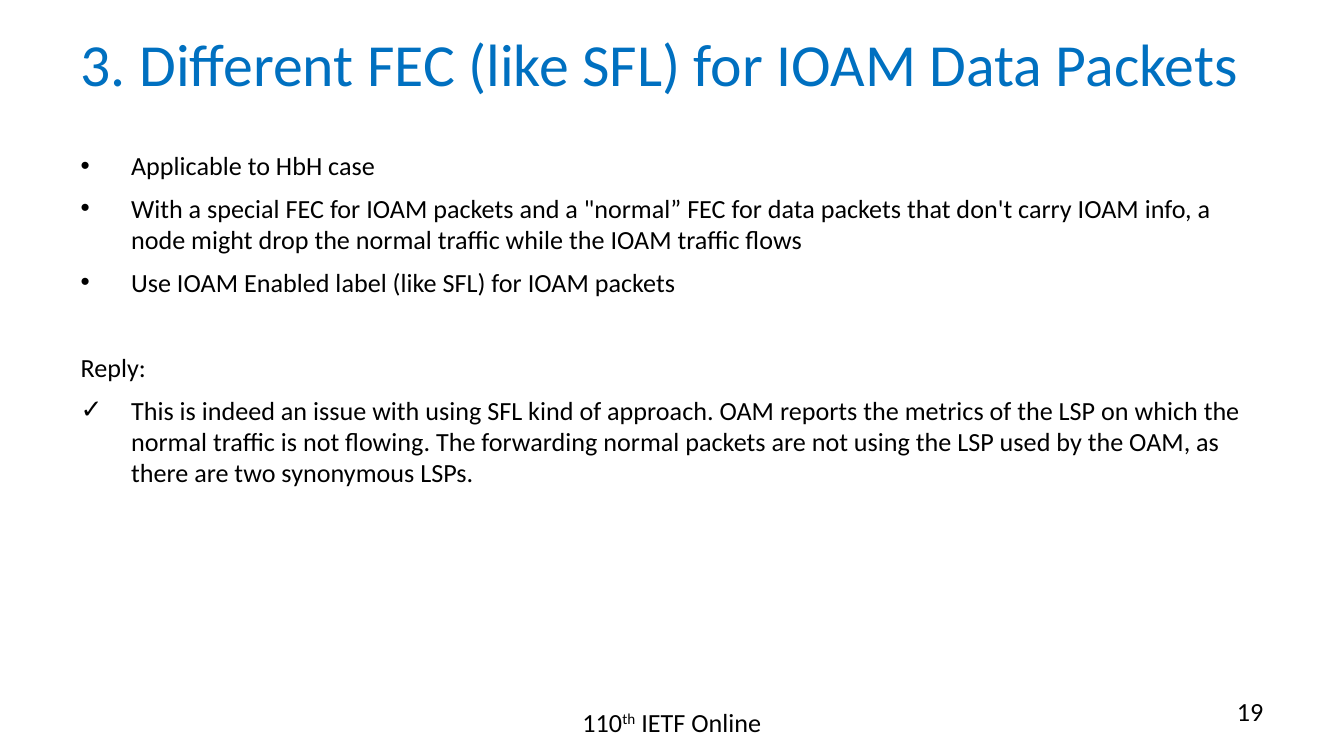
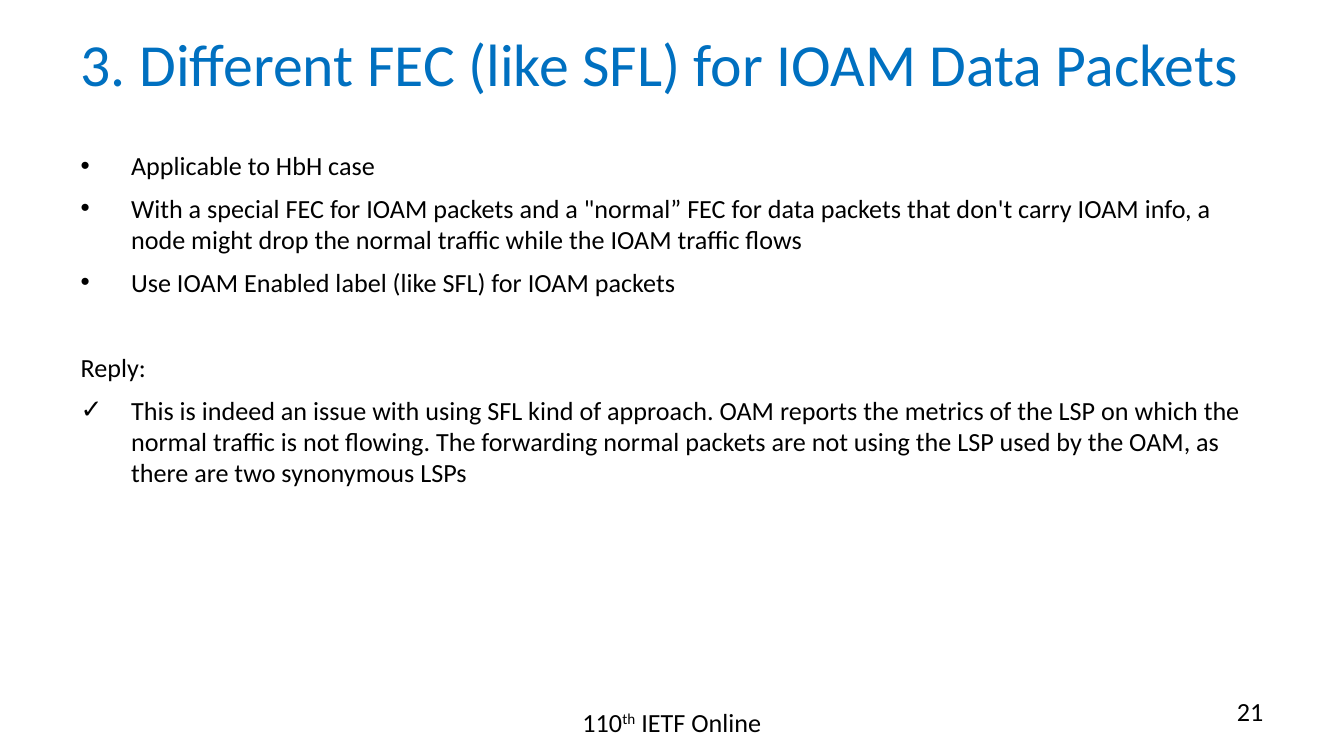
Before and after one commit to rakgandhi/ietf-slides, a slide deck: slide 21 of draft-gandhi-mpls-ioam-sr-05.pptx (slide 19 before the commit). Drawn at 1344x756 pixels with LibreOffice and Linux fonts; fonts in the diff are those of the drawing. Boxes give left, top, right and bottom in pixels: in the first picture for what was removed or moved away, otherwise in the second. Text is boxed around its words. In the diff, an @@ line names an element or a change of style, - is before the commit and + after.

```diff
--- a/draft-gandhi-mpls-ioam-sr-05.pptx
+++ b/draft-gandhi-mpls-ioam-sr-05.pptx
@@ text at (131, 402, 1239, 487): text changed @@
-✓ This is indeed an issue with using SFL kind of approach. OAM reports the metrics of the LSP on which the normal traffic is not flowing. The forwarding normal packets are not using the LSP used by the OAM, as there are two synonymous LSPs.
+✓ This is indeed an issue with using SFL kind of approach. OAM reports the metrics of the LSP on which the normal traffic is not flowing. The forwarding normal packets are not using the LSP used by the OAM, as there are two synonymous LSPs
@@ page number at (1237, 704, 1263, 721): text changed @@
-19
+21
```
Also in this commit, not shown: 4 other slides changed, 2 slides added, 1 other file.
